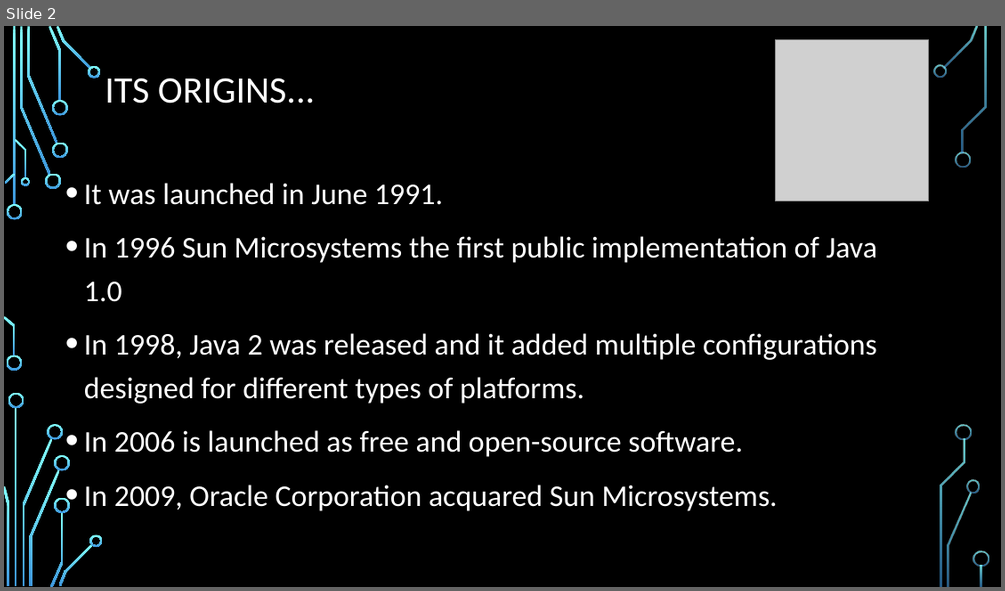
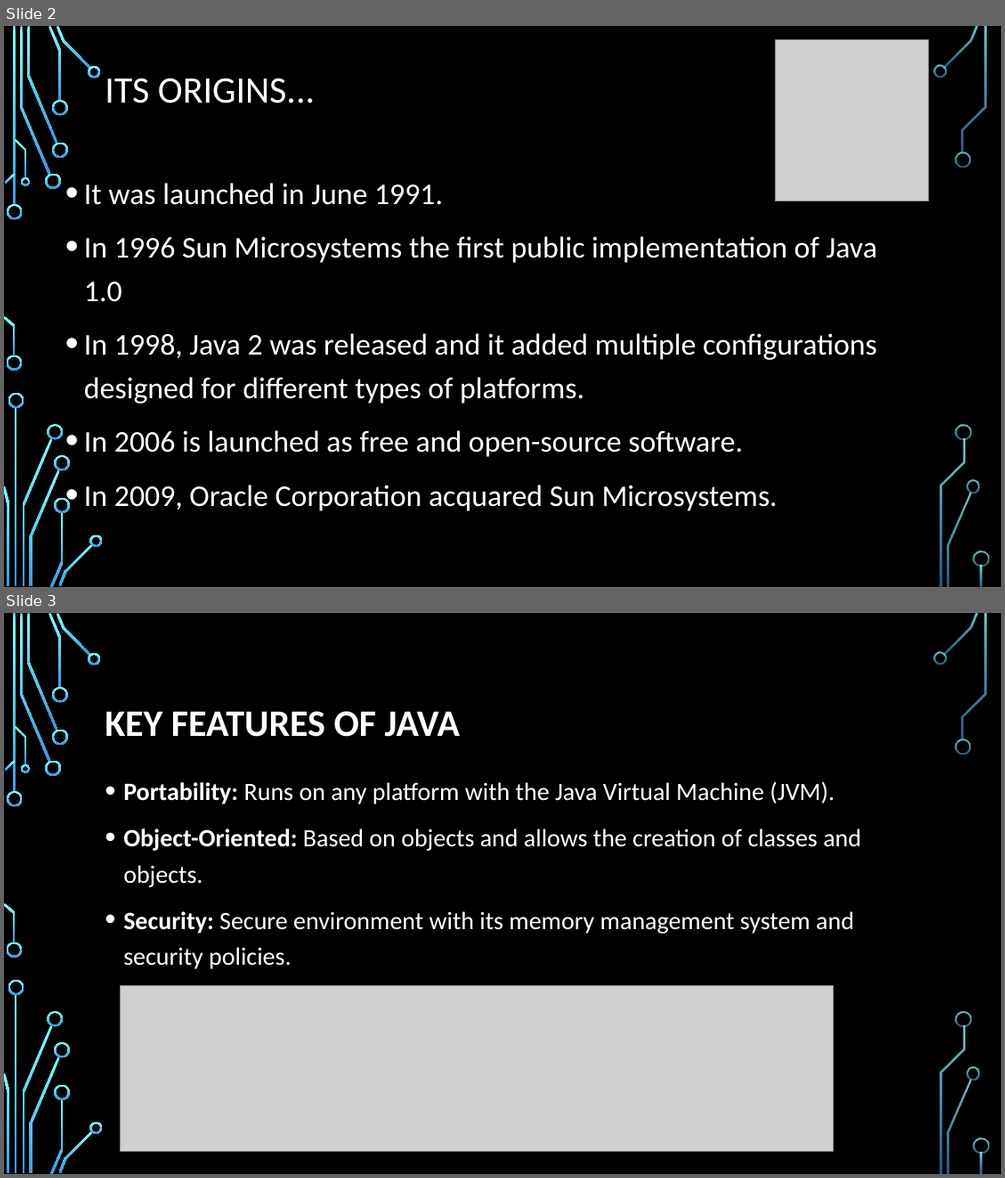
Before and after one commit to Xukialb/AE-4.-Programming-Languages, a slide deck: Java_English - Alberto.pptx. Shown one above the other, each under a label of ours: slide 2 before the commit, slides 2 and 3 after it. The pictures are 1005x591 and 1005x1178 pixels, drawn with LibreOffice and Linux fonts; fonts in the diff are those of the drawing; grey boxes stand for pictures; background and template pictures are left out. Boxes give left, top, right and bottom in pixels: in the first picture for what was removed or moved away, otherwise in the second. Text is boxed around its words. In the diff, an @@ line names an element or a change of style, - is before the commit and + after.

```diff
--- a/Java_English - Alberto.pptx
+++ b/Java_English - Alberto.pptx
@@ slide 3 added at bbox=[4, 613, 1001, 1174], background picture (left out); not listed: 36 template elements that a slide beside it also shows @@
@@ title added at bbox=[105, 711, 460, 737], 36 pt, text #FFFFFF, bold @@
+KEY FEATURES OF JAVA
@@ text added at bbox=[123, 781, 861, 969], 24 pt, text #FFFFFF @@
+• Portability: Runs on any platform with the Java Virtual Machine (JVM).
+• Object-Oriented: Based on objects and allows the creation of classes and objects.
+• Security: Secure environment with its memory management system and security policies.
@@ picture added at bbox=[120, 985, 833, 1151] @@
```
Also in this commit, not shown: 3 slides changed, 1 other slide added, 3 slides removed, 1 other file.
